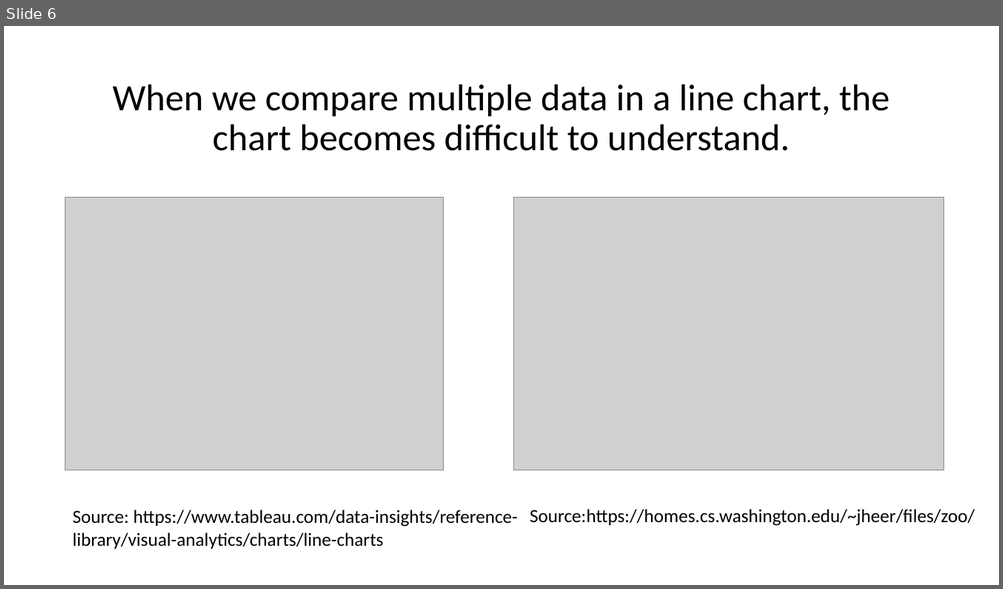
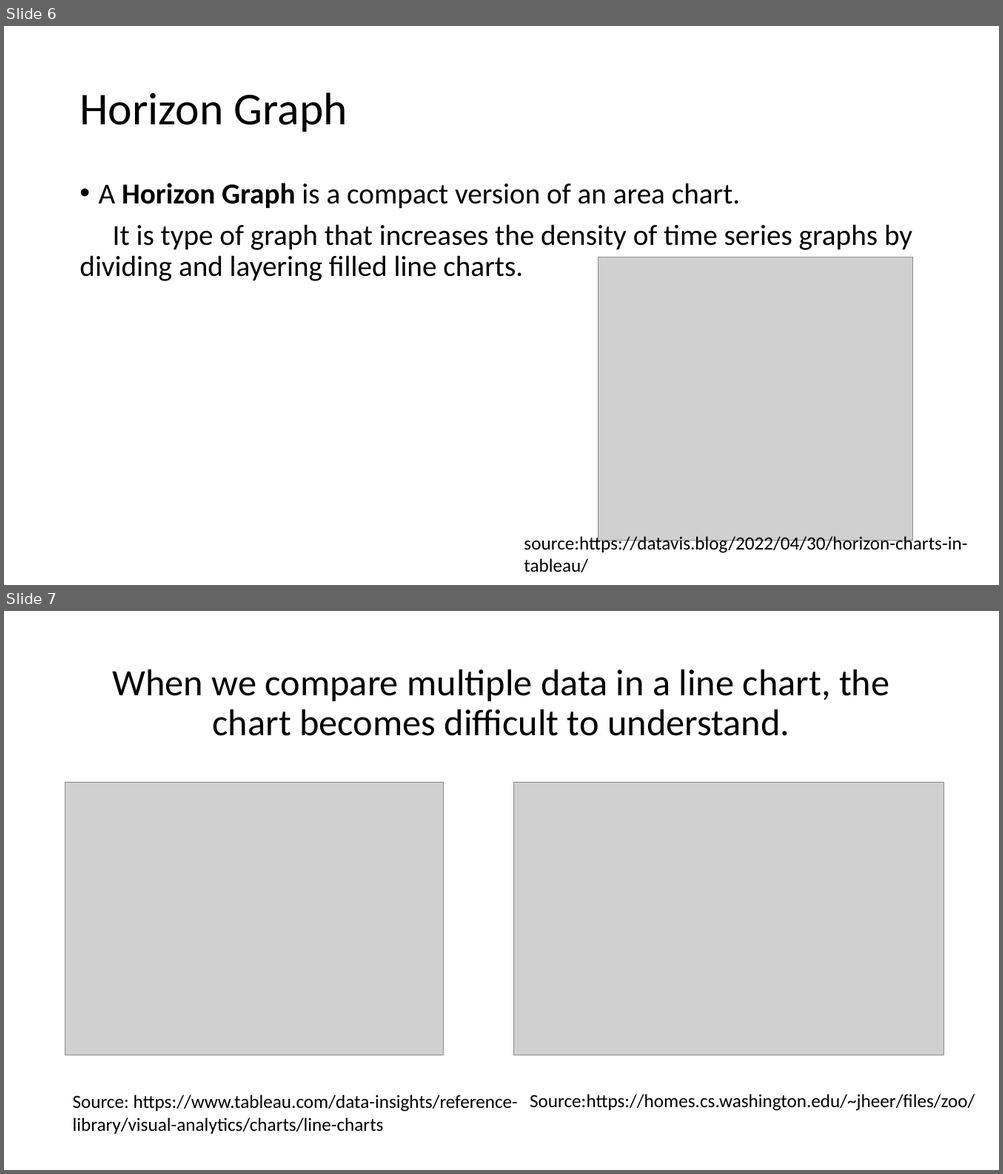
Before and after one commit to Amr0Salah/Data-Visualization, a slide deck: Slides/Task1.pptx. Shown one above the other, each under a label of ours: slide 6 before the commit, slides 6 and 7 after it. The pictures are 1003x589 and 1003x1174 pixels, drawn with LibreOffice and Linux fonts; fonts in the diff are those of the drawing; grey boxes stand for pictures. Boxes give left, top, right and bottom in pixels: in the first picture for what was removed or moved away, otherwise in the second. Text is boxed around its words. In the diff, an @@ line names an element or a change of style, - is before the commit and + after.

```diff
--- a/Slides/Task1.pptx
+++ b/Slides/Task1.pptx
@@ slide 6 added at (4, 26, 999, 585), background #FFFFFF @@
@@ title added at (79, 93, 347, 132), 44 pt, text #000000 @@
+Horizon Graph
@@ text added at (79, 183, 912, 281), 28 pt, text #000000 @@
+• A Horizon Graph is a compact version of an area chart.
+It is type of graph that increases the density of time series graphs by dividing and layering filled line charts.
@@ picture added at (598, 258, 913, 542) @@
@@ text added at (523, 534, 967, 573), 18 pt, text #000000 @@
+source:https://datavis.blog/2022/04/30/horizon-charts-in-tableau/
@@ what was slide 6 is now slide 7 @@
```
Also in this commit, not shown: 5 slides changed, 5 other slides added, 1 slide removed, 5 other files.
